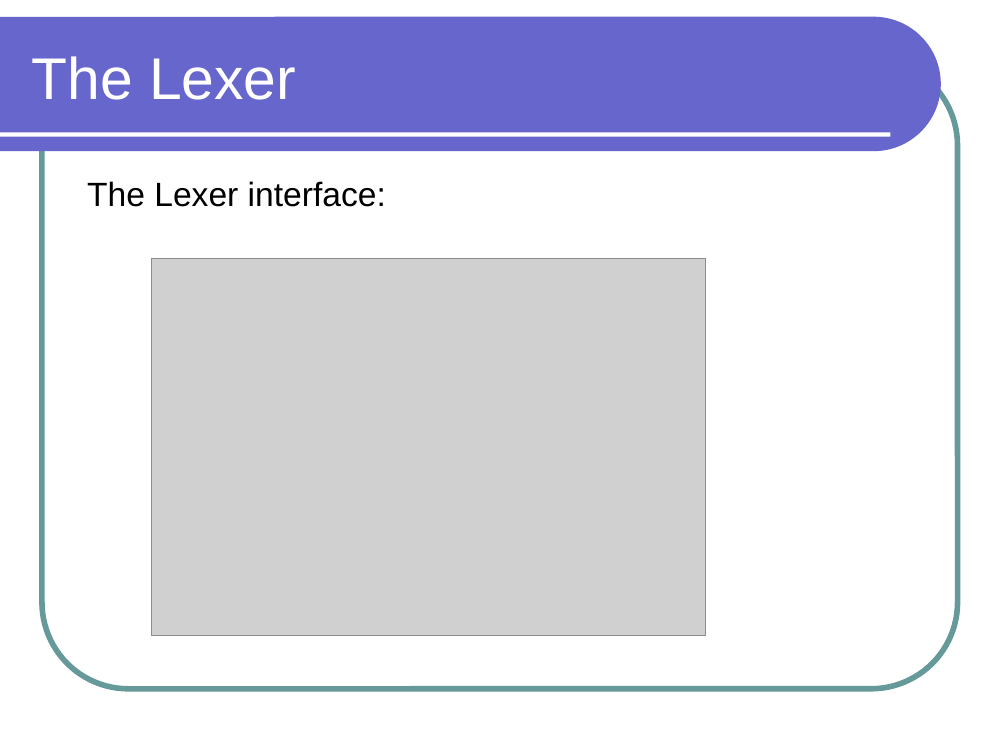
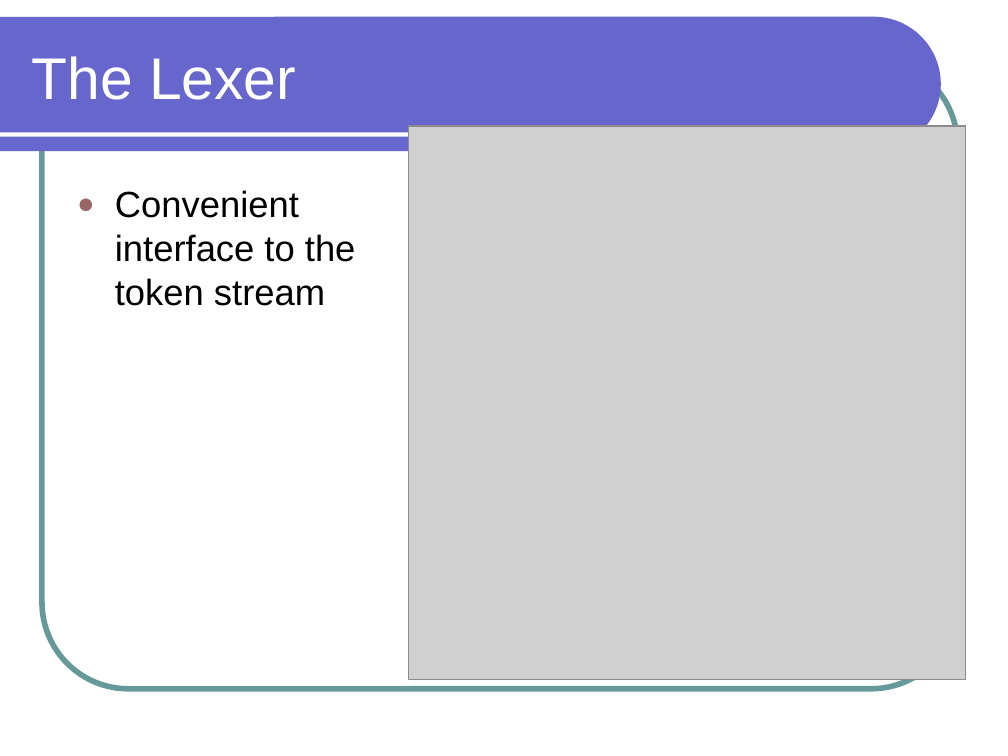
Before and after one commit to lutzhamel/CSC301, a slide deck: slide 11 of notes/csc301-ln012.ppt (slide 15 before the commit). Drawn at 1008x756 pixels with LibreOffice and Linux fonts; fonts in the diff are those of the drawing; grey boxes stand for pictures. Boxes give left, top, right and bottom in pixels: in the first picture for what was removed or moved away, otherwise in the second. Text is boxed around its words. In the diff, an @@ line names an element or a change of style, - is before the commit and + after.

```diff
--- a/notes/csc301-ln012.ppt
+++ b/notes/csc301-ln012.ppt
@@ picture: place and size @@
-picture at box(152, 259, 706, 636)
+picture at box(409, 126, 967, 679)
@@ text removed at box(87, 181, 386, 207) @@
-The Lexer interface:
@@ text added at box(115, 190, 356, 306), 26 pt, text #000000 @@
+● Convenient interface to the token stream
```
Also in this commit, not shown: 11 other slides changed, 4 slides removed, 4 other files.
